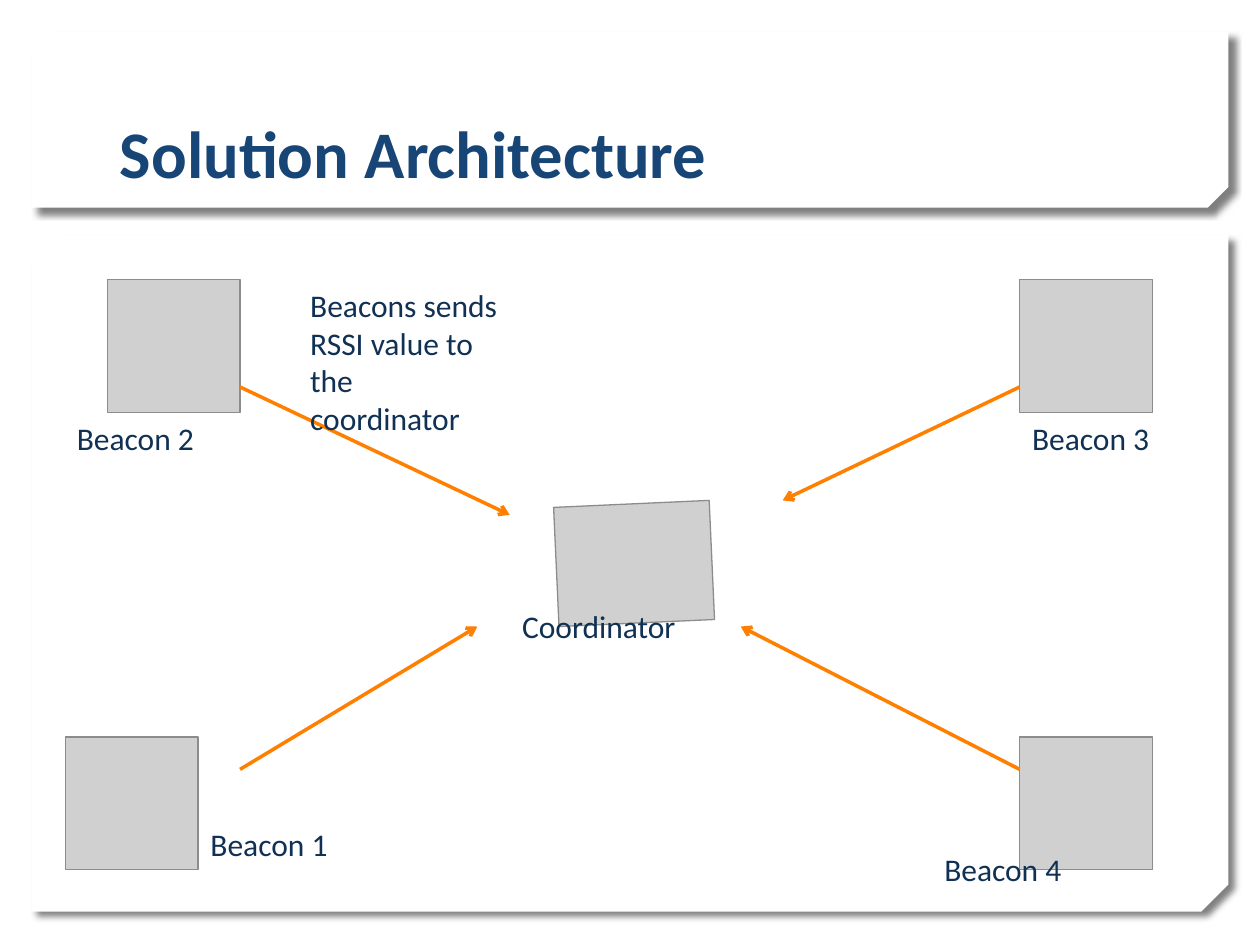
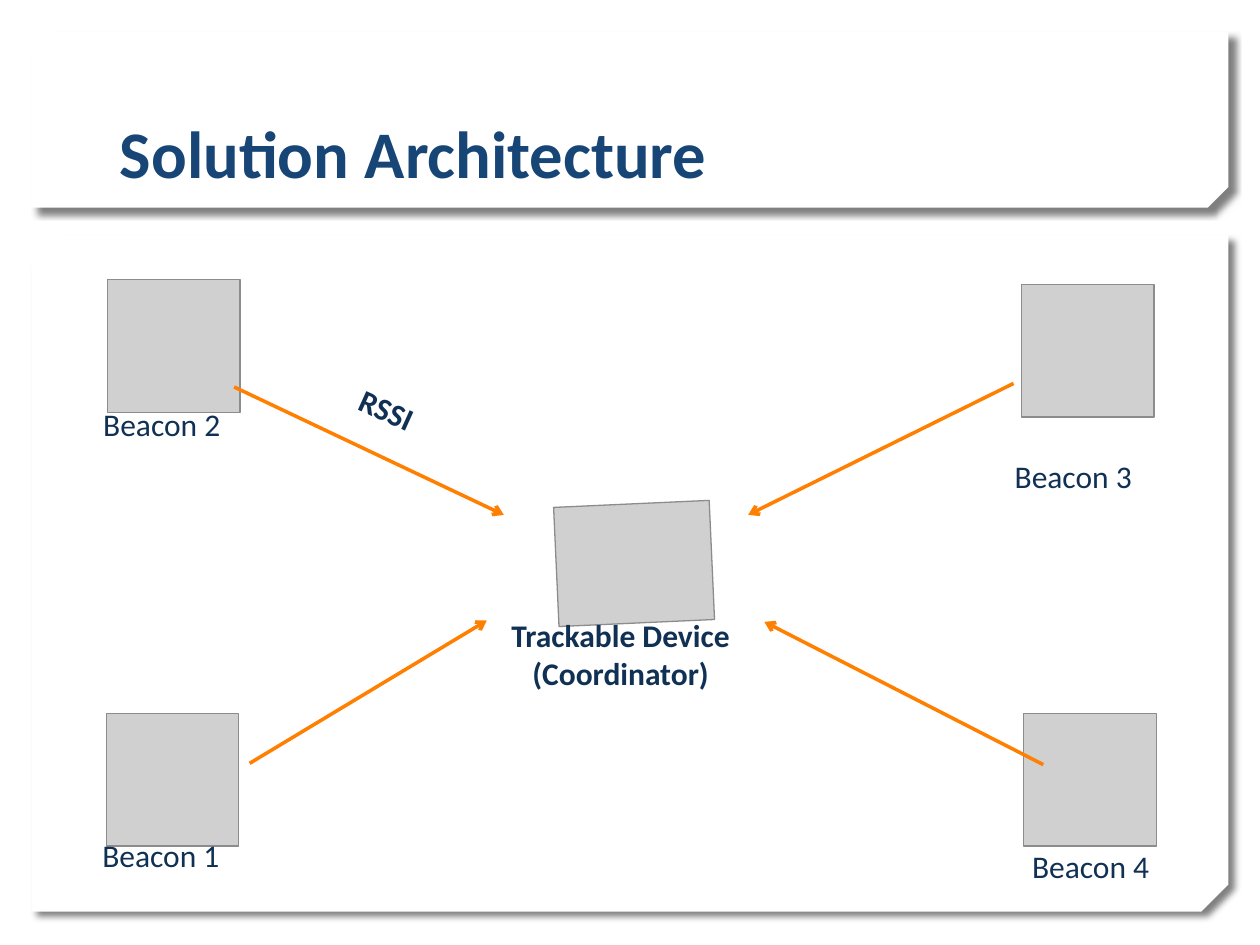
Before and after one commit to estherlu/EC544_Group4, a slide deck: slide 2 of challenge#5/Challenge5_Group4.pptx. Drawn at 1260x945 pixels with LibreOffice and Linux fonts; fonts in the diff are those of the drawing; grey boxes stand for pictures; background and template pictures are left out. Boxes give left, top, right and bottom in pixels: in the first picture for what was removed or moved away, otherwise in the second. Text is boxed around its words. In the diff, an @@ line names an element or a change of style, - is before the commit and + after.

Commit message:
Edited Presentation and Rearranged Files

```diff
--- a/challenge#5/Challenge5_Group4.pptx
+++ b/challenge#5/Challenge5_Group4.pptx
@@ text at (310, 295, 497, 438): text changed; bold on @@
-Beacons sends RSSI value to the coordinator
+RSSI
@@ picture: place and size @@
-picture at (1019, 280, 1152, 412)
+picture at (1022, 285, 1154, 417)
@@ arrow moved from (241, 387) - (510, 515) to (234, 387) - (504, 515) @@
@@ text "RSSI" at (339, 371, 553, 504): rotation 0 to 24 degrees @@
@@ arrow moved from (1019, 387) - (782, 500) to (1013, 383) - (748, 515) @@
@@ text "Beacon 2" rewrapped from (77, 429, 194, 451) to (103, 410, 220, 437) @@
@@ text "Beacon 3": place and size @@
-text "Beacon 3" at (1032, 429, 1149, 451)
+text "Beacon 3" at (1015, 467, 1132, 489)
@@ arrow moved from (241, 770) - (478, 626) to (249, 764) - (486, 621) @@
@@ text at (511, 620, 729, 690): text changed; bold on @@
-Coordinator
+Trackable Device
+(Coordinator)
@@ arrow moved from (1019, 770) - (741, 626) to (1043, 765) - (765, 622) @@
@@ picture: place and size @@
-picture at (66, 737, 198, 869)
+picture at (106, 713, 238, 845)
@@ picture: place and size @@
-picture at (1019, 737, 1152, 869)
+picture at (1023, 713, 1155, 845)
@@ text "Beacon 1" rewrapped from (210, 835, 328, 857) to (102, 841, 219, 868) @@
@@ text "Beacon 4" rewrapped from (944, 855, 1061, 889) to (1032, 857, 1149, 879) @@
```
Also in this commit, not shown: 4 other slides changed, 25 other files.
